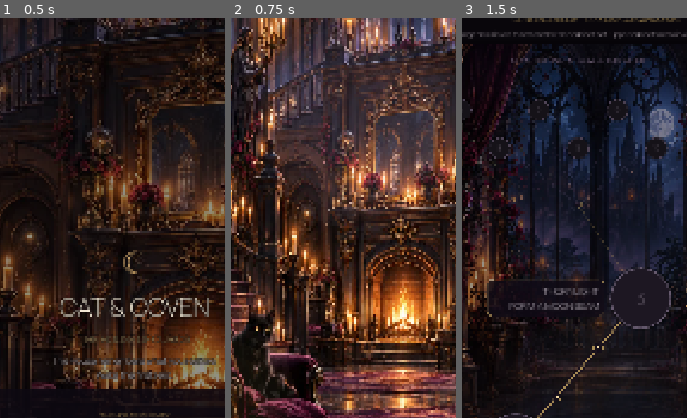
Above: before the commit, frames 1-3 (left to right).
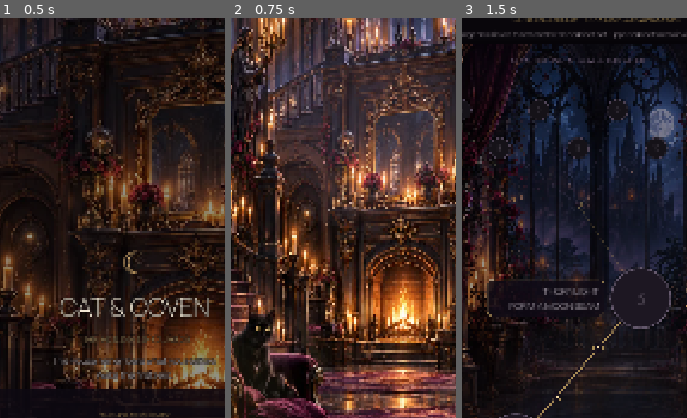
Above: after the commit, the same moments.

Repository: Jay-prodesign/akilta-match3
Game: Godot game, scene res://src/app/app_bootstrap.tscn
Two runs of this game, one before a commit and one after it. Both use one fixed random seed, a clock stepped at 60 frames per second and the inputs below.
Inputs:
- Up to frame 1 (0.5 s): no input
- Up to frame 2 (0.75 s): click "ENTER THE HOUSE" at 0.5 s
- Up to frame 3 (1.5 s): click "ENTER CURIO BOUTIQUE" at 1.25 s
The pictures show only the part of the screen within x 20-70%, y 7-57%; the shares and areas given below are measured in that part.

Frame 1 is identical in both runs. In frame 2, 0.6% of the frame differs, in the area x 3-39%, y 72-98%; in frame 3, nothing differs.

Commit message:
Bind black-cat familiar to House world states

Diff:
--- a/src/ui/home/house_home.gd
+++ b/src/ui/home/house_home.gd
@@ -322,6 +322,8 @@
 	if not is_instance_valid(self):
 		return
 	room_view.set_house_state(stage, current_curios)
+	if room_view.has_method("set_familiar_state"):
+		room_view.set_familiar_state("celebrate")
 	room_view.modulate = Color.WHITE
 	if _reduced_motion:
 		return
--- a/src/world/curio_boutique.gd
+++ b/src/world/curio_boutique.gd
@@ -17,25 +17,21 @@
 const PieceAssetLoader = preload("res://src/match3/presentation/piece_asset_loader.gd")
 const ScreenArt = preload("res://src/ui/shared/screen_art_registry.gd")
 const BACKDROP_ASSET_ID := "hub_bg_grandhall"
-var _backdrop: Texture2D
-const CAT_PORTRAIT_PATH := "res://assets/pieces/black_cat.svg"
+const HOUSE_FAMILIAR_PATH := "res://assets/characters/ch01_house_black_cat_familiar_layer_v01.png"
 const MOTH_RELIQUARY_PATH := "res://assets/curios/ch01_curio_moth_reliquary.svg"
 const THORNED_LOCKET_PATH := "res://assets/curios/ch01_curio_thorned_locket.svg"
-var _cat_portrait: Texture2D
+var _backdrop: Texture2D
+var _house_familiar: Texture2D
 var _moth_reliquary: Texture2D
 var _thorned_locket: Texture2D
+var _familiar_state: String = "attention"
 
 func _ready() -> void:
 	# Screen-first rule: the House environment is authored raster art. Never fall
 	# back to a procedurally drawn room or an SVG environment when production art
 	# is missing; missing art must remain visible as a production failure.
 	_backdrop = ScreenArt.texture(BACKDROP_ASSET_ID)
-	var file := FileAccess.open(CAT_PORTRAIT_PATH, FileAccess.READ)
-	if file != null:
-		var image := Image.new()
-		if image.load_svg_from_string(file.get_as_text(), 1.0) == OK and not image.is_empty():
-			_cat_portrait = ImageTexture.create_from_image(image)
-		file.close()
+	_house_familiar = PieceAssetLoader.ornament(HOUSE_FAMILIAR_PATH)
 	_moth_reliquary = PieceAssetLoader.ornament(MOTH_RELIQUARY_PATH)
 	_thorned_locket = PieceAssetLoader.ornament(THORNED_LOCKET_PATH)
 	queue_redraw()
@@ -46,6 +42,7 @@
 func set_house_state(stage: int, owned_curios: Array[String]) -> void:
 	house_stage = stage
 	curios = owned_curios.duplicate()
+	_familiar_state = "attention" if house_stage <= 0 else "idle"
 	var cameo_overlay := get_node_or_null("MoonCameoOverlay")
 	if cameo_overlay != null:
 		cameo_overlay.visible = house_stage >= 1 and curios.has("moon_cameo")
@@ -65,9 +62,10 @@
 	draw_rect(room, VELVET, true)
 	if _backdrop != null:
 		# The House screen owns one same-camera environment. Runtime layers add only
-		# stateful light and restored Curios; they must not duplicate painted props.
+		# contract-owned character feedback and restored Curios.
 		draw_texture_rect(_backdrop, room, false)
 		_draw_authored_atmosphere(room)
+		_draw_familiar_world_layer(room)
 		_draw_authored_restoration_curios(room)
 	else:
 		# Intentionally no illustrative fallback. A flat underlay is allowed only
@@ -91,6 +89,52 @@
 			draw_circle(warm_center, room.size.x * (0.06 + float(i) * 0.035), warm)
 	if house_stage > 0:
 		_draw_awakened_sparkles(room)
+
+func set_familiar_state(state: String) -> void:
+	if state not in ["idle", "attention", "celebrate"]:
+		return
+	_familiar_state = state
+	queue_redraw()
+
+func familiar_contract() -> Dictionary:
+	return {
+		"slot": "character_world_layer",
+		"screen": ["S01", "S07"],
+		"state": _familiar_state,
+		"loaded": _house_familiar != null,
+		"path": HOUSE_FAMILIAR_PATH,
+		"source": "AKILTA first-party authored House environment character extraction",
+		"gameplay_piece_substitution": false
+	}
+
+func _draw_familiar_world_layer(room: Rect2) -> void:
+	if _house_familiar == null:
+		return
+	# This layer is authored in the exact same 900x1000 camera coordinate system
+	# as hub_bg_grandhall. Drawing both into the same room rect preserves alignment
+	# on every responsive RoomView size without substituting the Match-3 cat tile.
+	var center := Vector2(
+		room.position.x + room.size.x * 0.283,
+		room.position.y + room.size.y * 0.582
+	)
+	if _familiar_state == "attention":
+		for i in range(3, 0, -1):
+			var glow := Color(GOLD)
+			glow.a = 0.010 + float(i) * 0.012
+			draw_circle(center, room.size.x * (0.060 + float(i) * 0.022), glow)
+	elif _familiar_state == "celebrate":
+		for i in range(4, 0, -1):
+			var glow := Color(LILAC if i % 2 == 0 else GOLD)
+			glow.a = 0.012 + float(i) * 0.012
+			draw_circle(center, room.size.x * (0.060 + float(i) * 0.025), glow)
+		for index in range(6):
+			var angle := TAU * float(index) / 6.0 - 0.35
+			var direction := Vector2(cos(angle), sin(angle))
+			var p := center + direction * room.size.x * 0.105
+			draw_line(p - direction * 5.0, p + direction * 5.0, Color(GOLD, 0.66), 1.6)
+	# The extracted layer carries transparent pixels everywhere except the authored
+	# familiar region, so this does not redraw the room or create a UI portrait.
+	draw_texture_rect(_house_familiar, room, false)
 
 func restoration_contract() -> Dictionary:
 	return {
@@ -492,17 +536,6 @@
 		draw_line(p - Vector2(7, 0), p + Vector2(7, 0), Color(0.945, 0.91, 0.866, 0.62), 1.4)
 		draw_line(p - Vector2(0, 7), p + Vector2(0, 7), Color(0.945, 0.91, 0.866, 0.62), 1.4)
 
-func _draw_cat_portrait(room: Rect2) -> void:
-	if _cat_portrait == null:
-		return
-	# First-party black-cat portrait is part of the House scene, not only the board.
-	var portrait_size := Vector2(room.size.x * 0.18, room.size.y * 0.19)
-	var center := Vector2(room.get_center().x, room.position.y + room.size.y * 0.77)
-	var portrait := Rect2(center - portrait_size * 0.5, portrait_size)
-	draw_rect(portrait.grow(5.0), Color("#100B15"), true)
-	draw_rect(portrait.grow(3.0), Color(GOLD, 0.72), false, 2.0)
-	draw_texture_rect(_cat_portrait, portrait, false)
-
 func _draw_candle_props(room: Rect2) -> void:
 	var candle := PieceAssetLoader.ornament("res://assets/pieces/candle.svg")
 	if candle == null:
